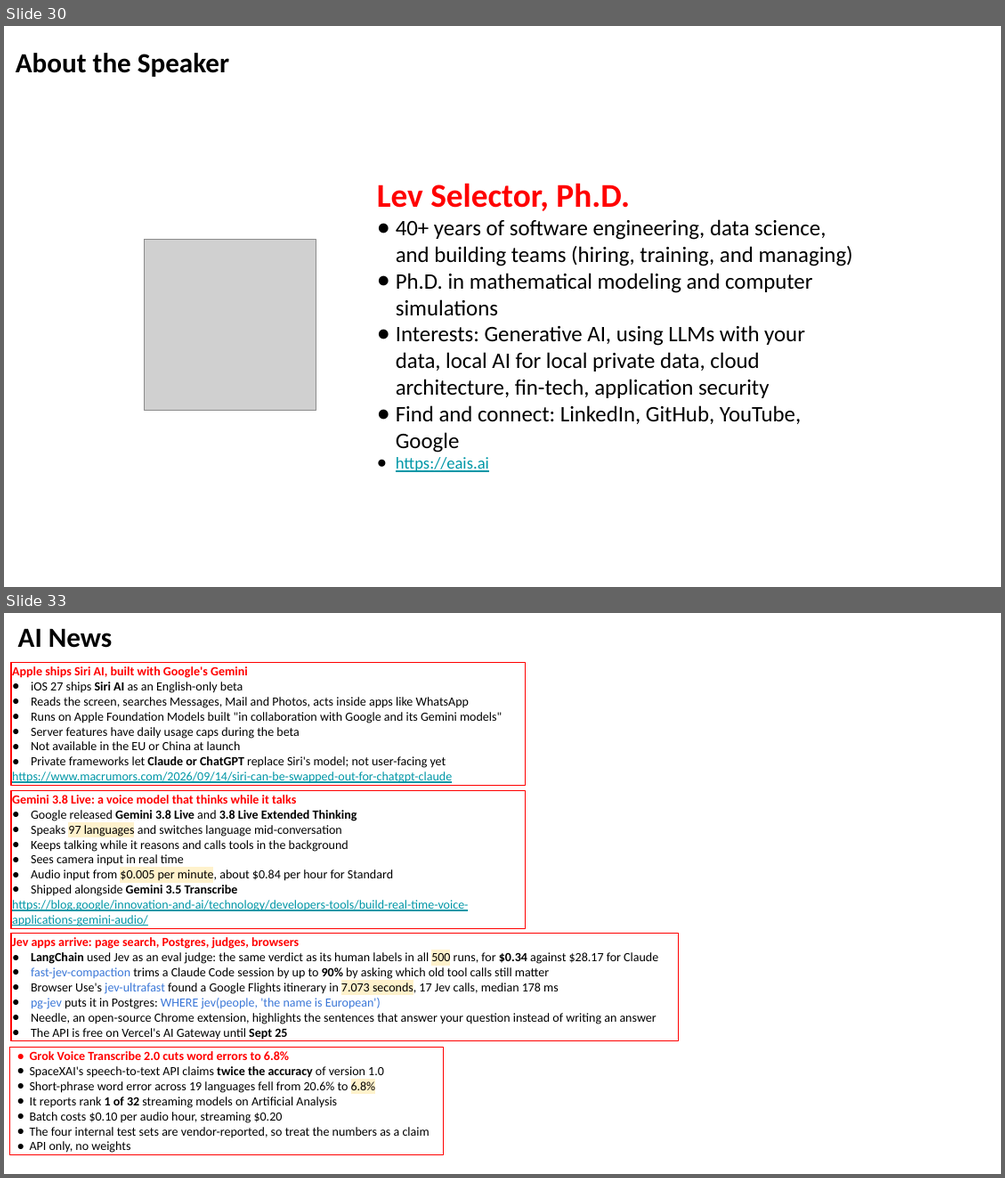
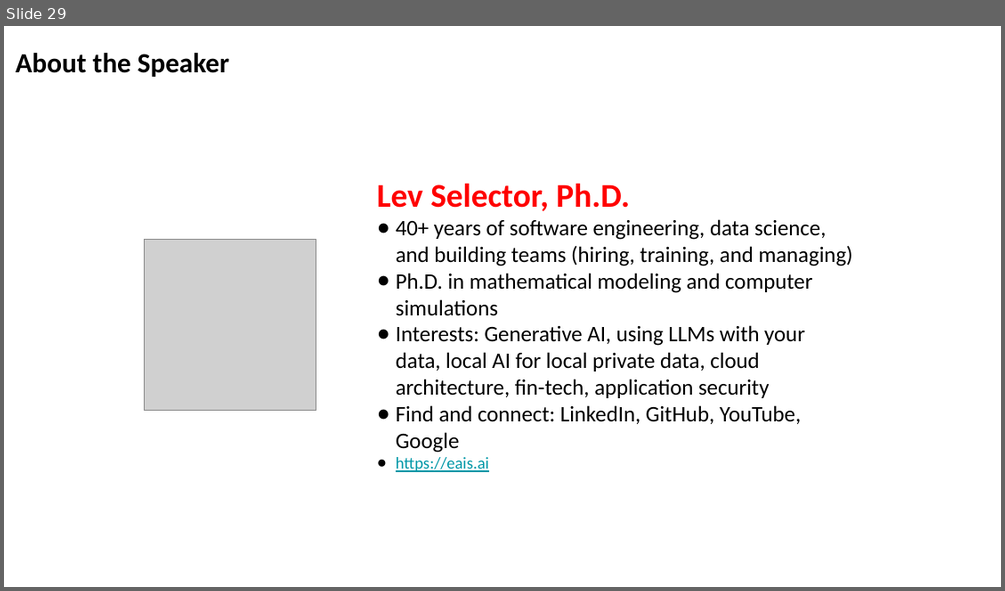
Before and after one commit to lselector/seminar, a slide deck: 2026/2026-09-25-AI-News.pptx. Shown one above the other, each under a label of ours: slides 30 and 33 before the commit, slide 29 after it; the slides between them are not shown. The pictures are 1005x1178 and 1005x591 pixels, drawn with LibreOffice and Linux fonts; fonts in the diff are those of the drawing; grey boxes stand for pictures. Boxes give left, top, right and bottom in pixels: in the first picture for what was removed or moved away, otherwise in the second. Text is boxed around its words. In the diff, an @@ line names an element or a change of style, - is before the commit and + after.

```diff
--- a/2026/2026-09-25-AI-News.pptx
+++ b/2026/2026-09-25-AI-News.pptx
@@ slide 33 removed at [4,613,1001,1174], background #FFFFFF @@
@@ text removed at [18,628,113,648] @@
-AI News
@@ rectangle removed at [11,663,526,786] @@
-Apple ships Siri AI, built with Google's Gemini
-● iOS 27 ships Siri AI as an English-only beta
-● Reads the screen, searches Messages, Mail and Photos, acts inside apps like WhatsApp
-● Runs on Apple Foundation Models built "in collaboration with Google and its Gemini models"
-● Server features have daily usage caps during the beta
-● Not available in the EU or China at launch
-● Private frameworks let Claude or ChatGPT replace Siri's model; not user-facing yet
-https://www.macrumors.com/2026/09/14/siri-can-be-swapped-out-for-chatgpt-claude
@@ rectangle removed at [11,790,526,928] @@
-Gemini 3.8 Live: a voice model that thinks while it talks
-● Google released Gemini 3.8 Live and 3.8 Live Extended Thinking
-● Speaks 97 languages and switches language mid-conversation
-● Keeps talking while it reasons and calls tools in the background
-● Sees camera input in real time
-● Audio input from $0.005 per minute, about $0.84 per hour for Standard
-● Shipped alongside Gemini 3.5 Transcribe
-https://blog.google/innovation-and-ai/technology/developers-tools/build-real-time-voice-applications-gemini-audio/
@@ rectangle removed at [11,933,678,1040] @@
-Jev apps arrive: page search, Postgres, judges, browsers
-● LangChain used Jev as an eval judge: the same verdict as its human labels in all 500 runs, for $0.34 against $28.17 for Claude
-● fast-jev-compaction trims a Claude Code session by up to 90% by asking which old tool calls still matter
-● Browser Use's jev-ultrafast found a Google Flights itinerary in 7.073 seconds, 17 Jev calls, median 178 ms
-● pg-jev puts it in Postgres: WHERE jev(people, 'the name is European')
-● Needle, an open-source Chrome extension, highlights the sentences that answer your question instead of writing an answer
-● The API is free on Vercel's AI Gateway until Sept 25
@@ rectangle removed at [10,1046,444,1154] @@
-● Grok Voice Transcribe 2.0 cuts word errors to 6.8%
-● SpaceXAI's speech-to-text API claims twice the accuracy of version 1.0
-● Short-phrase word error across 19 languages fell from 20.6% to 6.8%
-● It reports rank 1 of 32 streaming models on Artificial Analysis
-● Batch costs $0.10 per audio hour, streaming $0.20
-● The four internal test sets are vendor-reported, so treat the numbers as a claim
-● API only, no weights
@@ what was slide 30 is now slide 29 @@
```
Also in this commit, not shown: 7 slides changed, 7 other slides removed.
